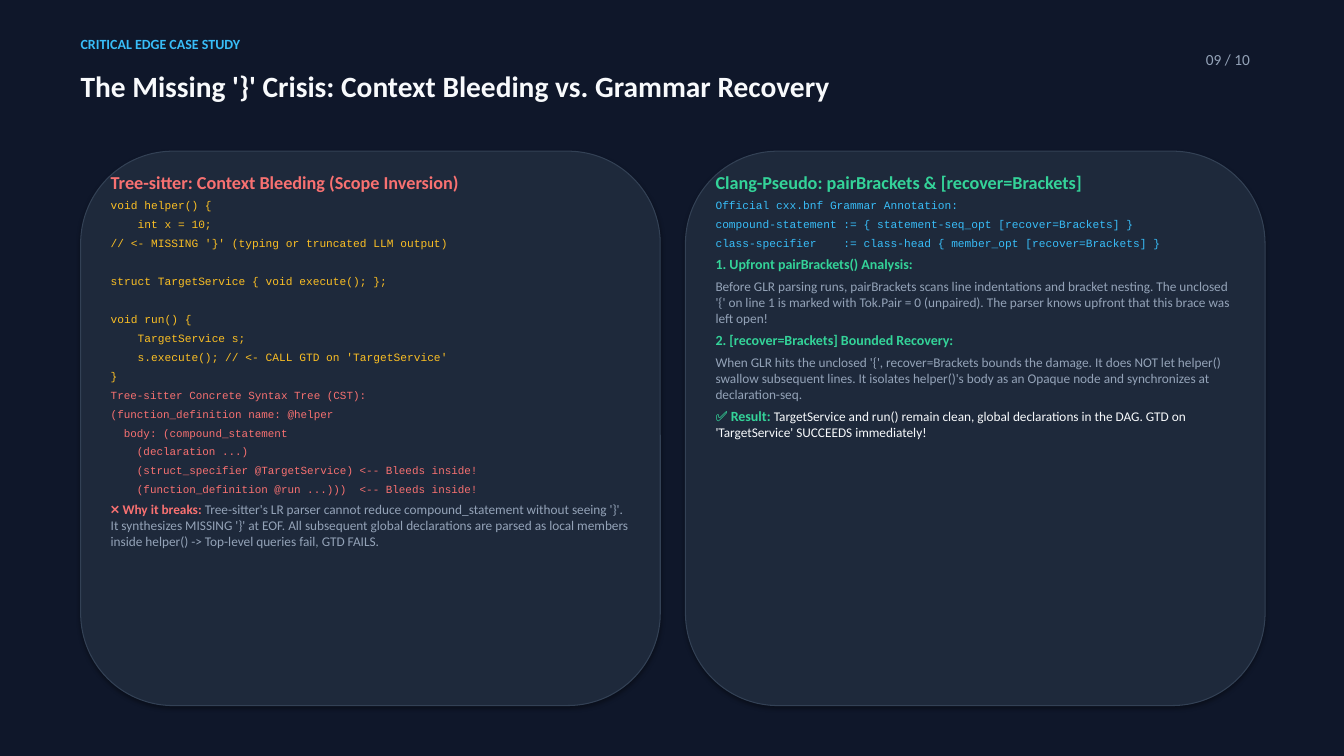
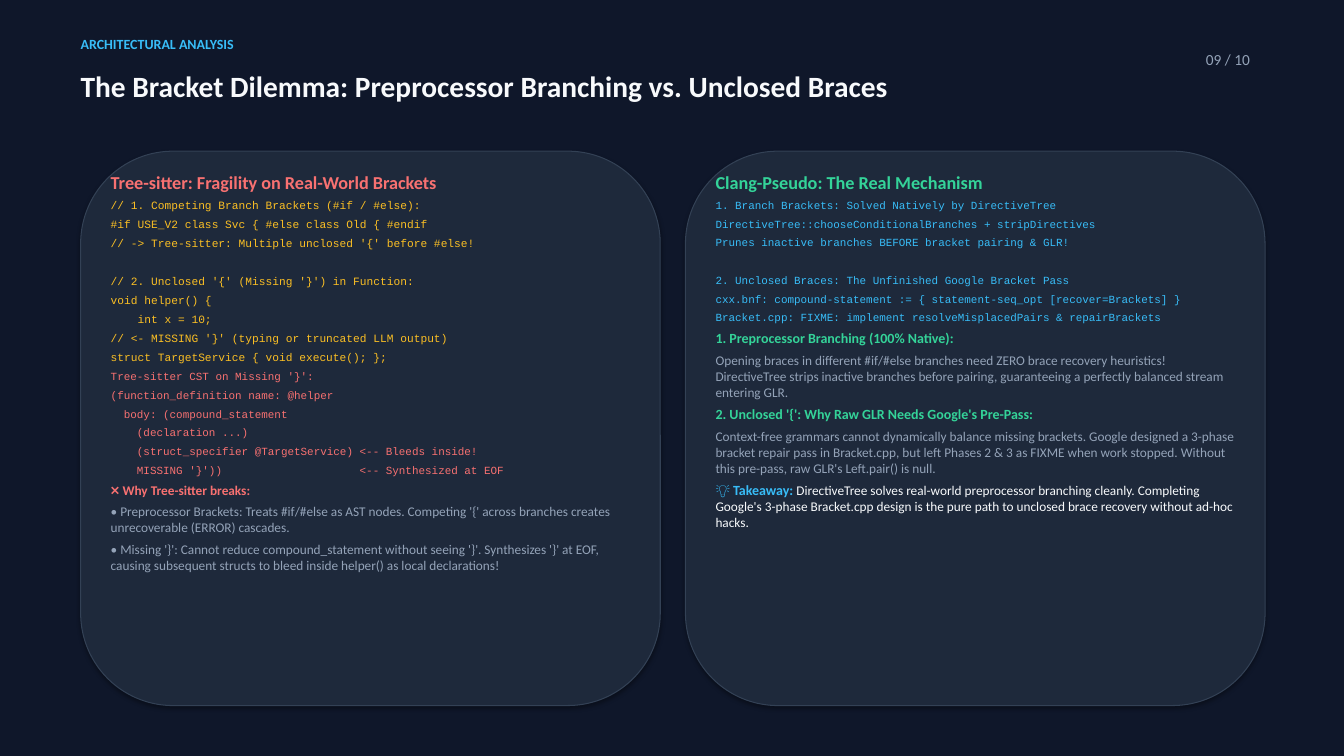
Before and after one commit to ArcsinX/llvm-project, a slide deck: slide 9 of clang-tools-extra/clangd/presentation_clangd_pseudoparser.pptx. Drawn at 1344x756 pixels with LibreOffice and Linux fonts; fonts in the diff are those of the drawing. Boxes give left, top, right and bottom in pixels: in the first picture for what was removed or moved away, otherwise in the second. Text is boxed around its words. In the diff, an @@ line names an element or a change of style, - is before the commit and + after.

```diff
--- a/clang-tools-extra/clangd/presentation_clangd_pseudoparser.pptx
+++ b/clang-tools-extra/clangd/presentation_clangd_pseudoparser.pptx
@@ text at (81, 40, 234, 49): text changed @@
-CRITICAL EDGE CASE STUDY
+ARCHITECTURAL ANALYSIS
@@ text at (81, 76, 888, 102): text changed @@
-The Missing '}' Crisis: Context Bleeding vs. Grammar Recovery
+The Bracket Dilemma: Preprocessor Branching vs. Unclosed Braces
@@ text at (111, 176, 610, 572): text changed; text colour #F87171 to #FBBF24 @@
-Tree-sitter: Context Bleeding (Scope Inversion)
-void helper() {
-int x = 10;
-// <- MISSING '}' (typing or truncated LLM output)
-struct TargetService { void execute(); };
-void run() {
-TargetService s;
-s.execute(); // <- CALL GTD on 'TargetService'
-}
-Tree-sitter Concrete Syntax Tree (CST):
-(function_definition name: @helper
-body: (compound_statement
-(declaration ...)
-(struct_specifier @TargetService) <-- Bleeds inside!
-(function_definition @run ...))) <-- Bleeds inside!
-❌ Why it breaks: Tree-sitter's LR parser cannot reduce compound_statement without seeing '}'. It synthesizes MISSING '}' at EOF. All subsequent global declarations are parsed as local members inside helper() -> Top-level queries fail, GTD FAILS.
+Tree-sitter: Fragility on Real-World Brackets
+// 1. Competing Branch Brackets (#if / #else):
+#if USE_V2 class Svc { #else class Old { #endif
+// -> Tree-sitter: Multiple unclosed '{' before #else!
+// 2. Unclosed '{' (Missing '}') in Function:
+void helper() {
+int x = 10;
+// <- MISSING '}' (typing or truncated LLM output)
+struct TargetService { void execute(); };
+Tree-sitter CST on Missing '}':
+(function_definition name: @helper
+body: (compound_statement
+(declaration ...)
+(struct_specifier @TargetService) <-- Bleeds inside!
+MISSING '}')) <-- Synthesized at EOF
+❌ Why Tree-sitter breaks:
+• Preprocessor Brackets: Treats #if/#else as AST nodes. Competing '{' across branches creates unrecoverable (ERROR) cascades.
+• Missing '}': Cannot reduce compound_statement without seeing '}'. Synthesizes '}' at EOF, causing subsequent structs to bleed inside helper() as local declarations!
@@ text at (716, 176, 1234, 527): text changed @@
-Clang-Pseudo: pairBrackets & [recover=Brackets]
-Official cxx.bnf Grammar Annotation:
-compound-statement := { statement-seq_opt [recover=Brackets] }
-class-specifier := class-head { member_opt [recover=Brackets] }
-1. Upfront pairBrackets() Analysis:
-Before GLR parsing runs, pairBrackets scans line indentations and bracket nesting. The unclosed '{' on line 1 is marked with Tok.Pair = 0 (unpaired). The parser knows upfront that this brace was left open!
-2. [recover=Brackets] Bounded Recovery:
-When GLR hits the unclosed '{', recover=Brackets bounds the damage. It does NOT let helper() swallow subsequent lines. It isolates helper()'s body as an Opaque node and synchronizes at declaration-seq.
-✅ Result: TargetService and run() remain clean, global declarations in the DAG. GTD on 'TargetService' SUCCEEDS immediately!
+Clang-Pseudo: The Real Mechanism
+1. Branch Brackets: Solved Natively by DirectiveTree
+DirectiveTree::chooseConditionalBranches + stripDirectives
+Prunes inactive branches BEFORE bracket pairing & GLR!
+2. Unclosed Braces: The Unfinished Google Bracket Pass
+cxx.bnf: compound-statement := { statement-seq_opt [recover=Brackets] }
+Bracket.cpp: FIXME: implement resolveMisplacedPairs & repairBrackets
+1. Preprocessor Branching (100% Native):
+Opening braces in different #if/#else branches need ZERO brace recovery heuristics! DirectiveTree strips inactive branches before pairing, guaranteeing a perfectly balanced stream entering GLR.
+2. Unclosed '{': Why Raw GLR Needs Google's Pre-Pass:
+Context-free grammars cannot dynamically balance missing brackets. Google designed a 3-phase bracket repair pass in Bracket.cpp, but left Phases 2 & 3 as FIXME when work stopped. Without this pre-pass, raw GLR's Left.pair() is null.
+💡 Takeaway: DirectiveTree solves real-world preprocessor branching cleanly. Completing Google's 3-phase Bracket.cpp design is the pure path to unclosed brace recovery without ad-hoc hacks.
```
Also in this commit, not shown: 1 other slide changed, 5 other files.
